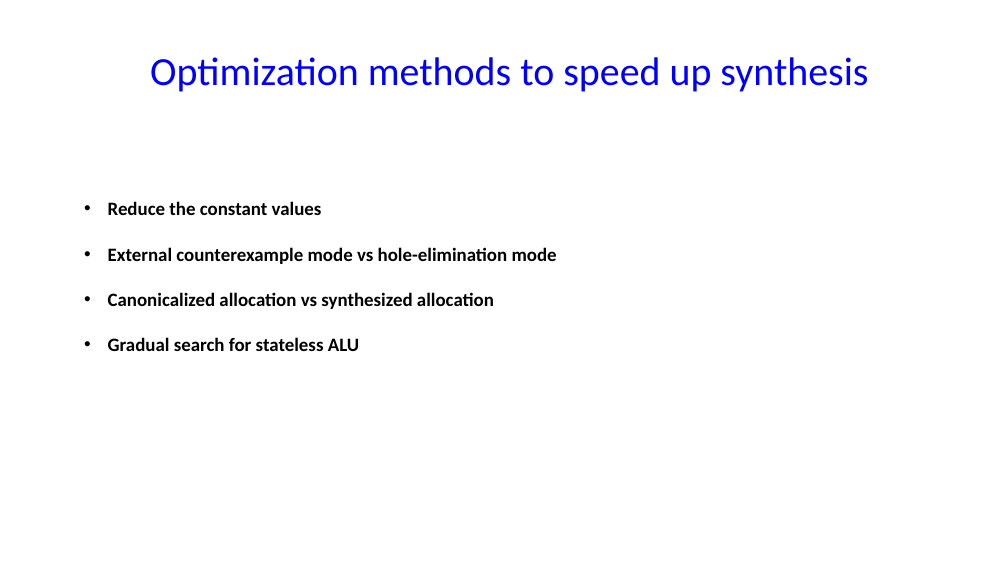
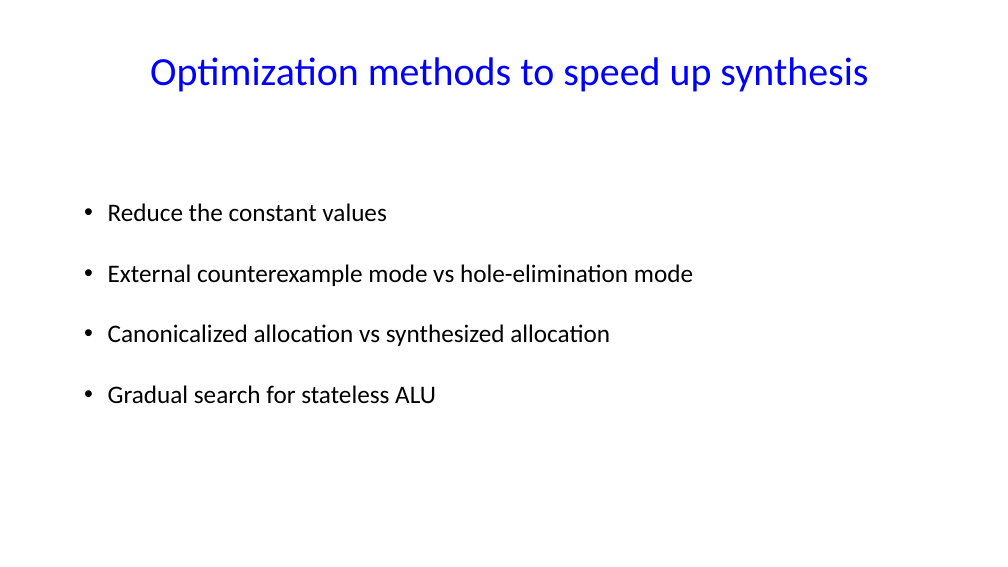
Before and after one commit to chipmunk-project/chipmunk_talk, a slide deck: slide 9 of HotNets_talk.pptx. Drawn at 1008x567 pixels with LibreOffice and Linux fonts; fonts in the diff are those of the drawing. Boxes give left, top, right and bottom in pixels: in the first picture for what was removed or moved away, otherwise in the second. Text is boxed around its words. In the diff, an @@ line names an element or a change of style, - is before the commit and + after.

```diff
--- a/HotNets_talk.pptx
+++ b/HotNets_talk.pptx
@@ text "Reduce the constant values" at [108, 203, 693, 404]: size 18 to 24 pt, bold off @@
```
Also in this commit, not shown: 7 other slides changed, 1 slide added, 1 other file.
